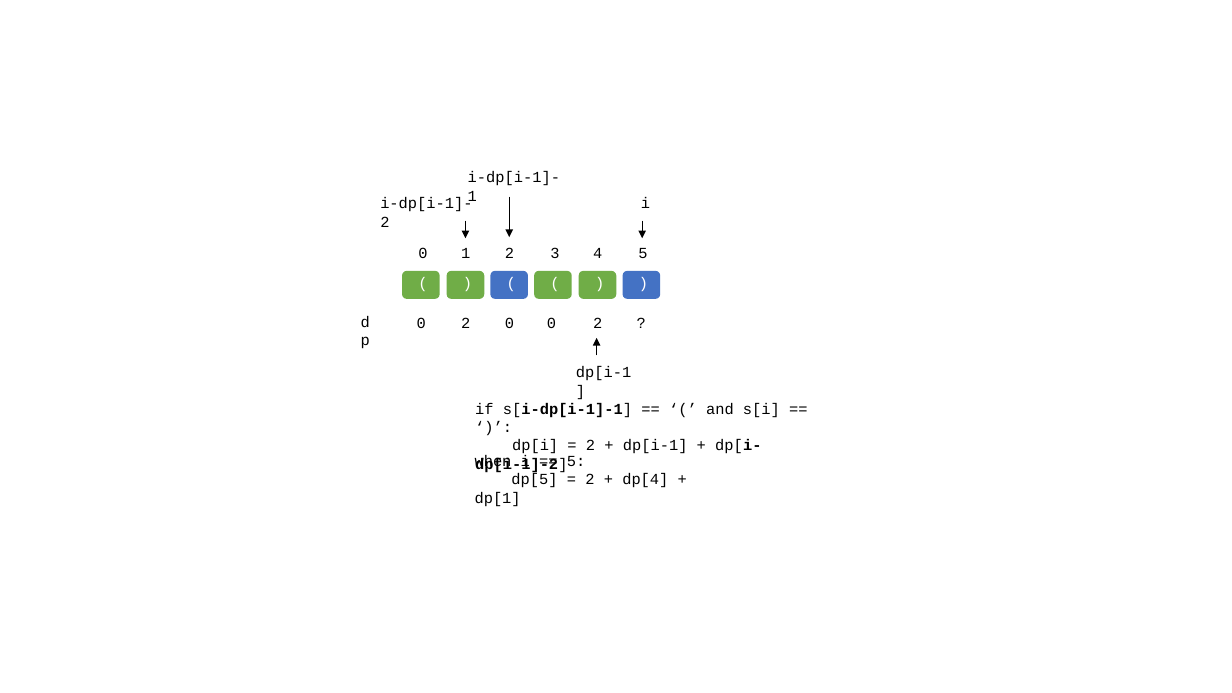
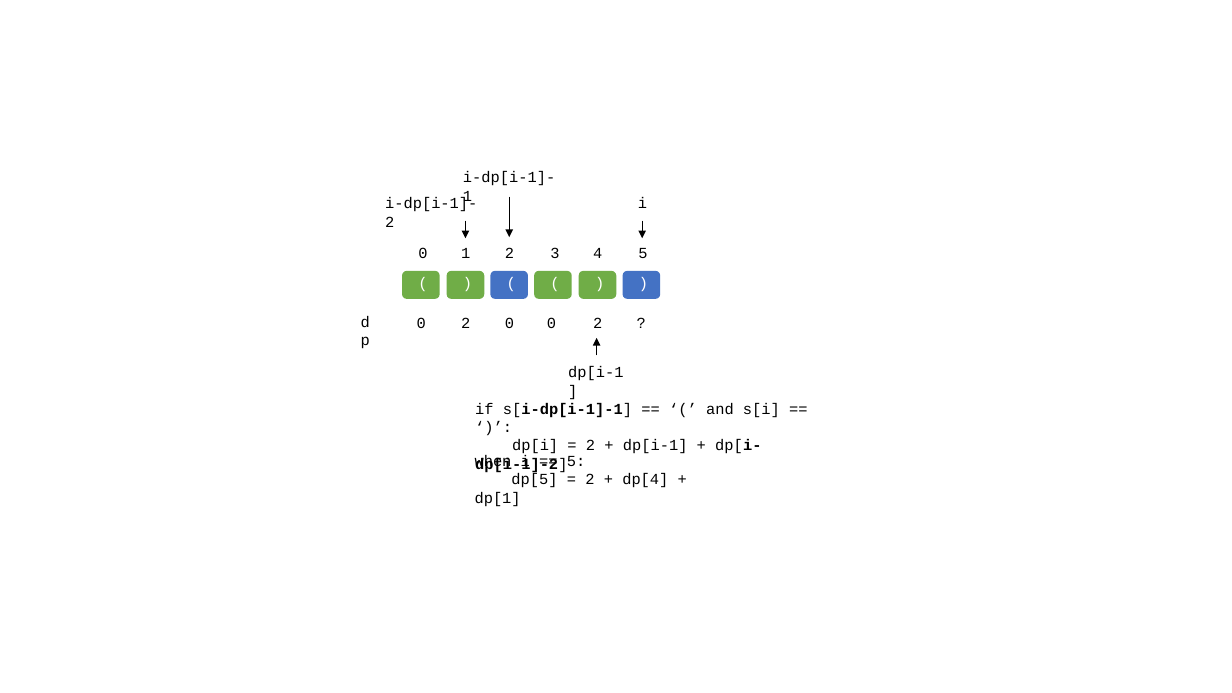
Before and after one commit to yangsenLu1999/studies, a slide deck: slide 1 of algorithms/_assets/LeetCode_0032_最长有效括号.pptx. Drawn at 1232x693 pixels with LibreOffice and Linux fonts; fonts in the diff are those of the drawing. Boxes give left, top, right and bottom in pixels: in the first picture for what was removed or moved away, otherwise in the second. Text is boxed around its words. In the diff, an @@ line names an element or a change of style, - is before the commit and + after.

```diff
--- a/algorithms/_assets/LeetCode_0032_最长有效括号.pptx
+++ b/algorithms/_assets/LeetCode_0032_最长有效括号.pptx
@@ text "i-dp[i-1]-1": place and size @@
-text "i-dp[i-1]-1" at [468, 171, 560, 205]
+text "i-dp[i-1]-1" at [463, 171, 555, 205]
@@ text "i-dp[i-1]-2": place and size @@
-text "i-dp[i-1]-2" at [380, 197, 472, 227]
+text "i-dp[i-1]-2" at [385, 197, 477, 227]
@@ text "dp[i-1]": place and size @@
-text "dp[i-1]" at [576, 366, 631, 381]
+text "dp[i-1]" at [568, 366, 623, 381]
```
Also in this commit, not shown: 3 other files.
